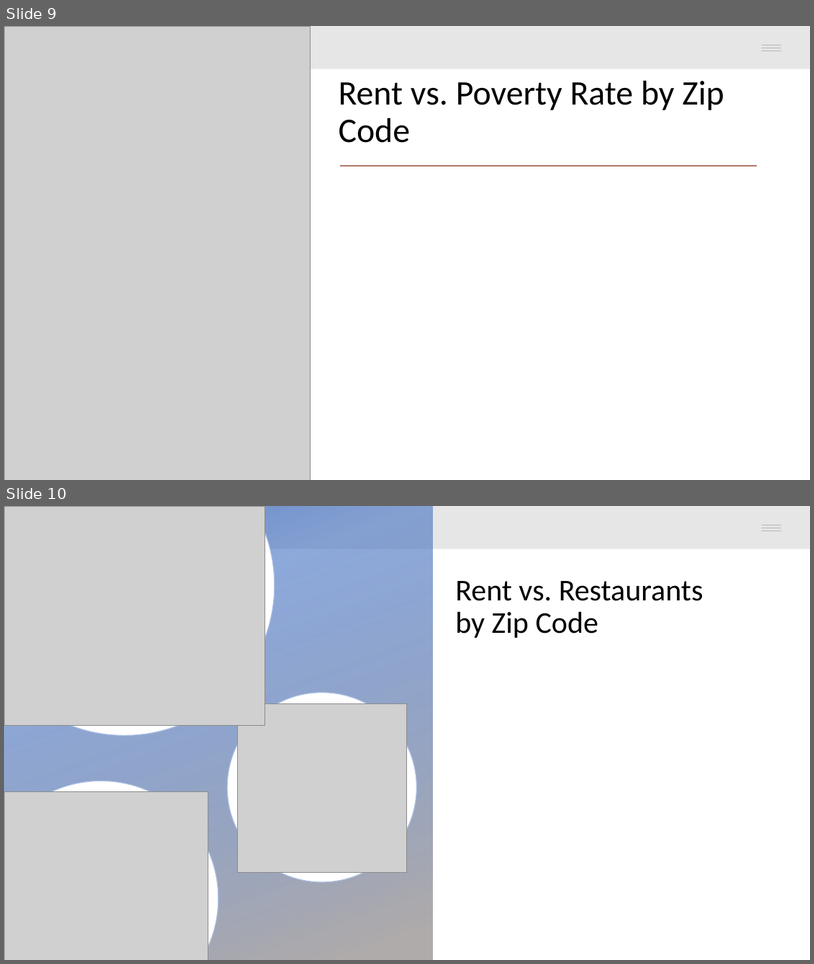
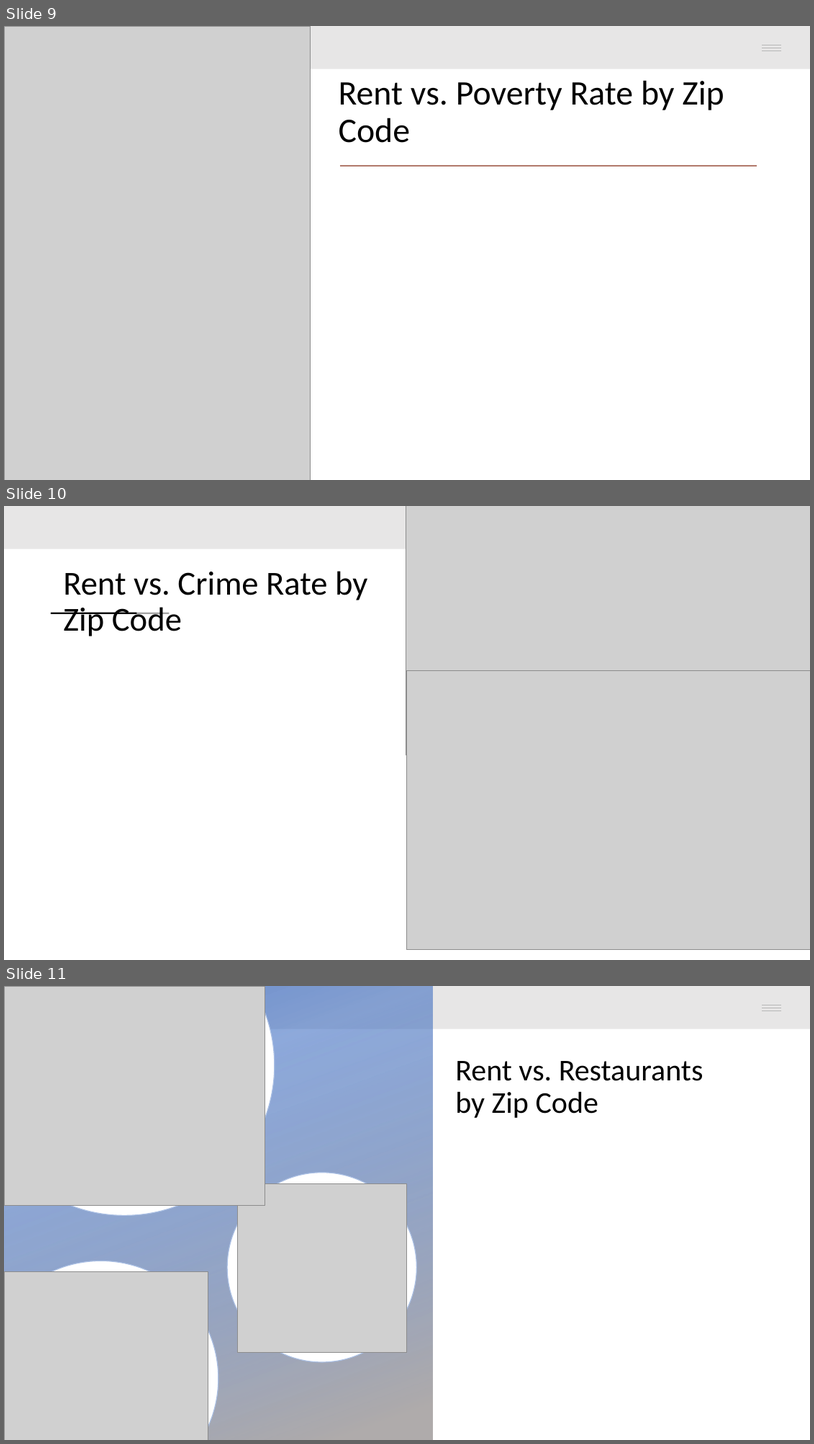
Before and after one commit to GarimaChauhan16/Chicago-Housing-Prices, a slide deck: Project1_Presentation.pptx. Shown one above the other, each under a label of ours: slides 9 and 10 before the commit, slides 9, 10 and 11 after it. The pictures are 814x964 and 814x1444 pixels, drawn with LibreOffice and Linux fonts; fonts in the diff are those of the drawing; grey boxes stand for pictures; background and template pictures are left out. Boxes give left, top, right and bottom in pixels: in the first picture for what was removed or moved away, otherwise in the second. Text is boxed around its words. In the diff, an @@ line names an element or a change of style, - is before the commit and + after.

```diff
--- a/Project1_Presentation.pptx
+++ b/Project1_Presentation.pptx
@@ slide 10 added at (x1=4, y1=506, x2=810, y2=960), background picture (left out); not listed: 1 template element that a slide beside it also shows @@
@@ picture added at (x1=406, y1=506, x2=810, y2=755) @@
@@ title added at (x1=63, y1=571, x2=368, y2=636), 40 pt, text #000000 @@
+Rent vs. Crime Rate by Zip Code
@@ rectangle added at (x1=77, y1=611, x2=111, y2=615), fill #000000 @@
@@ rectangle added at (x1=110, y1=611, x2=143, y2=615), fill #A5A5A5 @@
@@ picture added at (x1=407, y1=671, x2=810, y2=950) @@
@@ what was slide 10 is now slide 11 @@
```
Also in this commit, not shown: 4 slides changed, 2 other files.
